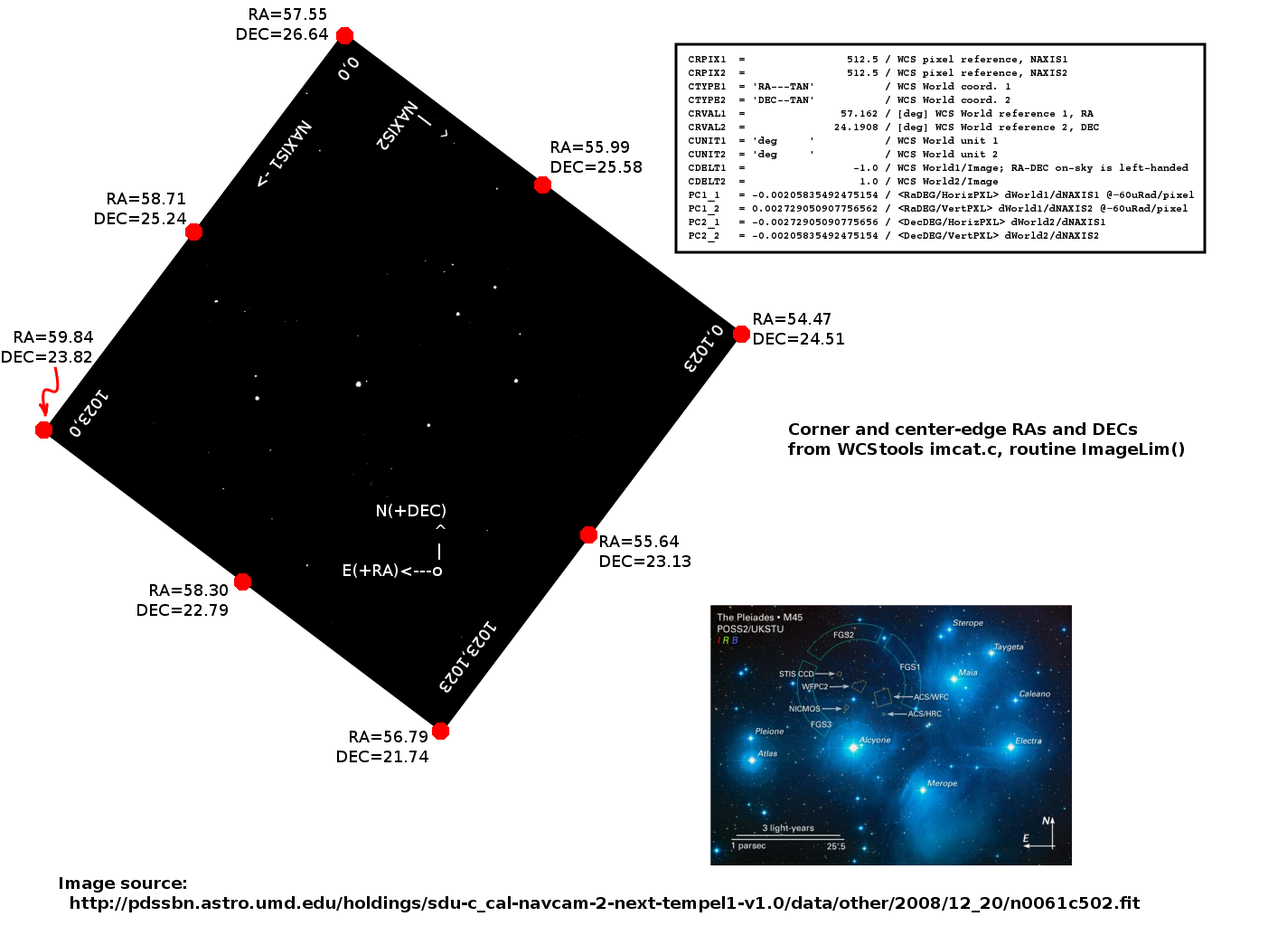
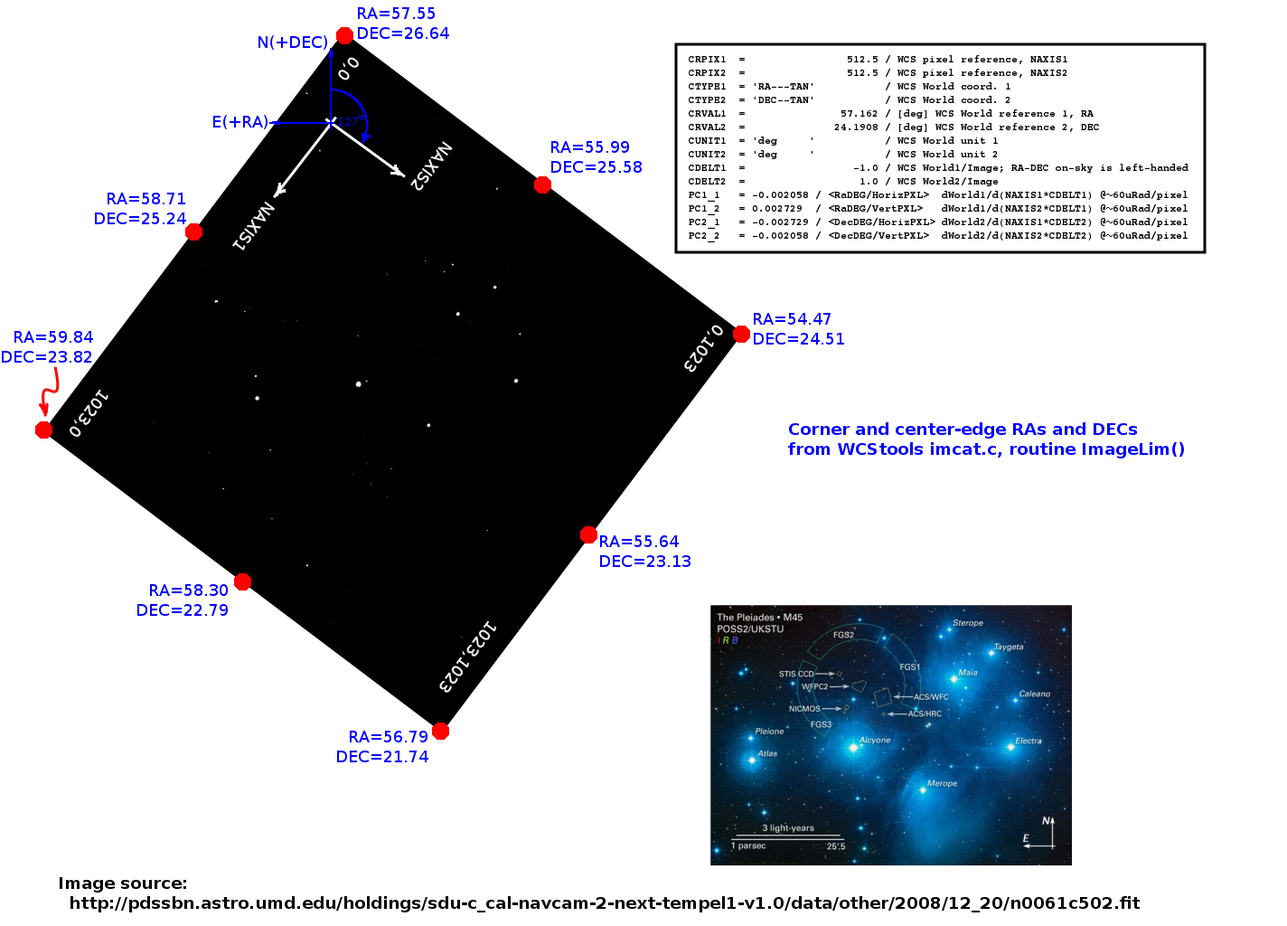
Layered file, before and after one edit (1287px x 926px). Changes by layer:
added layer "Pasted Layer#2" above "Pasted Layer#1" over <box>1106,234,1113,237</box>
painted on "Corner and center-edge RAs and..." over <box>788,422,1185,459</box>
added layer "New Layer" above "CRPIX1 = 512.5..." over <box>1106,193,1113,224</box>
painted on "CRPIX1 = 512.5..." over <box>802,189,1195,241</box>
painted on "N(+DEC) ..." over <box>213,35,446,578</box>
painted on "RA=56.79 ..." over <box>337,730,429,762</box>
painted on "RA=58.30 ..." over <box>137,583,228,616</box>
painted on "RA=59.84 ..." over <box>1,330,94,363</box>
painted on "RA=55.64 ..." over <box>600,535,691,567</box>
painted on "RA=58.71 ..." over <box>94,192,187,225</box>
painted on "RA=54.47 ..." over <box>753,312,845,345</box>
painted on "RA=55.99 ..." over <box>551,141,642,173</box>
painted on "RA=57.55 ..." over <box>236,7,450,40</box>
added layer "127" above "Pasted Layer" over <box>338,117,358,126</box>
painted on "Pasted Layer" over <box>230,41,456,251</box>
